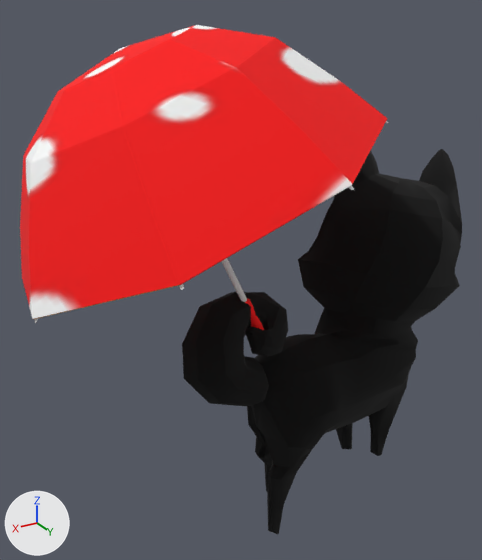
One commit to the OBJ model ChiBaApp/app/src/main/assets/models/umbrella/umbrella_Frame29.obj: the scene before it, then after it.
Rendered twice from a 50 mm camera at (8.33, 10.27, 11.0) aimed at (1.63, -0.89, 5.42). Arrows for +X, +Y and +Z are at lower left; the lights stay in place. Where no turn or scale is listed for an object, it has been applied to the vertices.

The first picture shows 'umbrella_Frame29'.
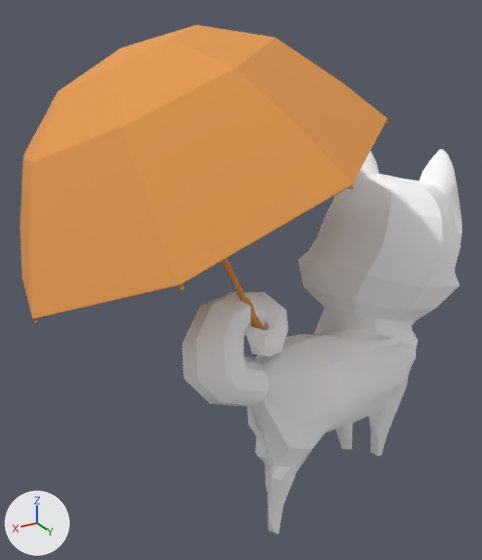
Pixel boxes (x1, y1, x2, y2) of what changed, in the pictures (482 x 560 px):
'umbrella_Frame29', recoloured, surface changed: (20, 25, 462, 534) in both

What changed in the scene script:
```text
Add img_chiba_jpg:
    img_chiba_jpg = load_image('chiba.jpg', 'chiba.jpg', 2048, 2048, 'sRGB')
Change mat_newrigging_lambert2sg:
    mat_newrigging_lambert2sg.base_color: (0.0, 0.0, 0.0) -> (1.0, 1.0, 1.0)  # black #000000 -> white #ffffff
Change mat_regenschirm_phong3sg:
    mat_regenschirm_phong3sg.texture: img_chibaalltextures_jpg -> img_chiba_jpg
```
